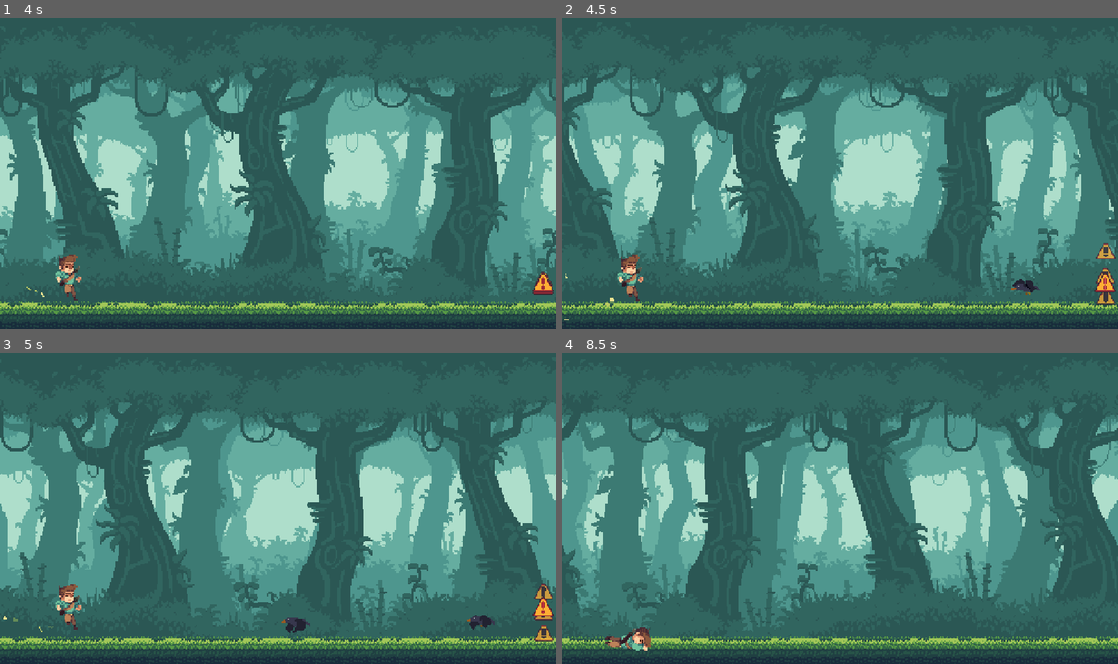
Above: before the commit, frames 1-4 (two rows, left to right).
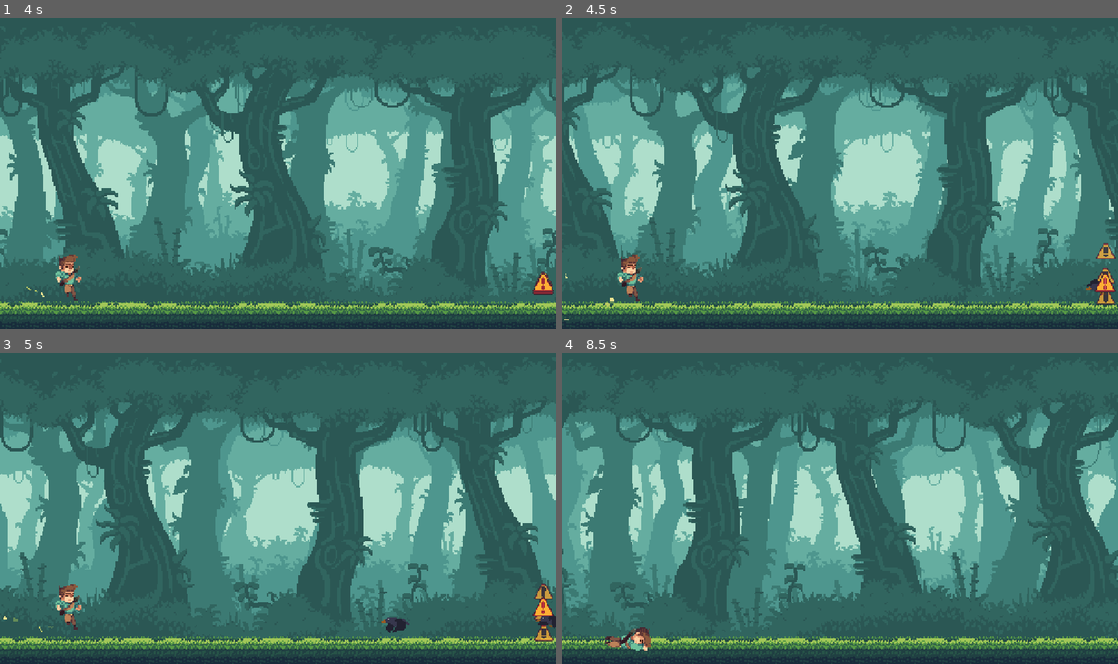
Above: after the commit, the same moments.

Repository: johnreybacal/the-20-games-challenge
Game: Godot game, scene res://02/jetpack_joyride/scenes/game.tscn
Two runs of this game, one before a commit and one after it. Both use one fixed random seed, a clock stepped at 60 frames per second and the inputs below. This scene is started directly instead of the project's main scene.
Inputs (mouse positions are in pixels of both pictures, inside the frame that each line leads up to):
- Up to frame 1 (4 s): move the mouse to (400, 157) at 0.52 s; hold W (01_pong_p1_up) 0.53-1.28 s; tap one key every 0.75 s from 0.6 s: Down (01_pong_p2_down) Up (01_pong_p2_up) Space (01_pong_space) Down (01_pong_p2_down) Up (01_pong_p2_up); click (400, 157) at 0.77 s; click (400, 157) at 1.07 s; move the mouse to (166, 189) at 1.27 s; hold S (01_pong_p1_down) 1.28-2.03 s; click (166, 189) at 1.52 s; click (166, 189) at 1.82 s; move the mouse to (333, 105) at 2.02 s; hold W (01_pong_p1_up) 2.03-3.53 s; move the mouse to (250, 235) at 2.77 s; click (250, 235) at 3.02 s; click (250, 235) at 3.32 s; move the mouse to (444, 220) at 3.52 s; hold S (01_pong_p1_down) from 3.53 s (still down); click (444, 220) at 3.77 s
- Up to frame 2 (4.5 s): keep holding S (01_pong_p1_down); click (1006, 220) at 4.07 s; move the mouse to (673, 126) at 4.27 s; tap Space (01_pong_space) at 4.35 s
- Up to frame 3 (5 s): keep holding S (01_pong_p1_down); click (111, 461) at 4.52 s; click (111, 461) at 4.82 s
- Up to frame 4 (8.5 s): move the mouse to (867, 508) at 5.02 s; tap one key every 0.75 s from 5.1 s: Down (01_pong_p2_down) Up (01_pong_p2_up) Space (01_pong_space) Down (01_pong_p2_down) Up (01_pong_p2_up); move the mouse to (756, 430) at 5.77 s; release S (01_pong_p1_down) at 5.78 s; hold W (01_pong_p1_up) 5.78-8.03 s; click (756, 430) at 6.02 s; click (756, 430) at 6.32 s; move the mouse to (962, 492) at 6.52 s; click (962, 492) at 6.77 s; click (962, 492) at 7.07 s; move the mouse to (728, 524) at 7.27 s; click (728, 524) at 7.52 s; click (728, 524) at 7.82 s; move the mouse to (895, 440) at 8.02 s; hold S (01_pong_p1_down) from 8.03 s (still down)

Frame 1 is identical in both runs. In frame 2, 0.2% of the frame differs, in the area x 80-98%, y 83-90%; in frame 3, 0.5%; in frame 4, 22%, in the area x 0-100%, y 15-96%.

Commit message:
02 jetpack > adjust bird collision and force

Diff:
--- a/02/jetpack_joyride/scenes/bird.tscn
+++ b/02/jetpack_joyride/scenes/bird.tscn
@@ -3,7 +3,7 @@
 [ext_resource type="Texture2D" uid="uid://vqtbjrgna4gm" path="res://02/jetpack_joyride/assets/sprites/bird.png" id="1_33td3"]
 
 [sub_resource type="RectangleShape2D" id="RectangleShape2D_387ao"]
-size = Vector2(55, 27)
+size = Vector2(55, 18)
 
 [sub_resource type="AtlasTexture" id="AtlasTexture_33td3"]
 atlas = ExtResource("1_33td3")
@@ -64,10 +64,10 @@
 
 [node name="Bird" type="RigidBody2D" groups=["obstacle"]]
 gravity_scale = 0.0
-linear_velocity = Vector2(-500, 0)
+constant_force = Vector2(-500, 0)
 
 [node name="CollisionShape2D" type="CollisionShape2D" parent="."]
-position = Vector2(-2.5, 7.5)
+position = Vector2(-2.5, 5)
 shape = SubResource("RectangleShape2D_387ao")
 
 [node name="AnimatedSprite2D" type="AnimatedSprite2D" parent="."]
